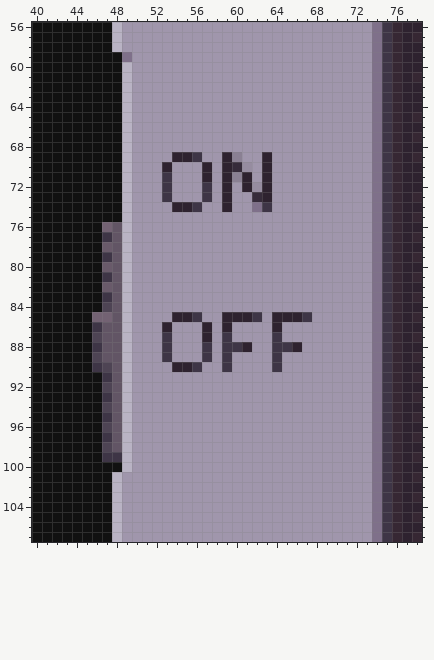
One commit to this pixel-art file: games/Phaser-Snake-Game/public/assets/sprites/spaceBoyBase.aseprite. This is how it looked before the edit.
640x360 pixels, 1 frame. Colours within 5 levels of each other are drawn and written as one. Shown: x 40..78, y 56..107.
The result:
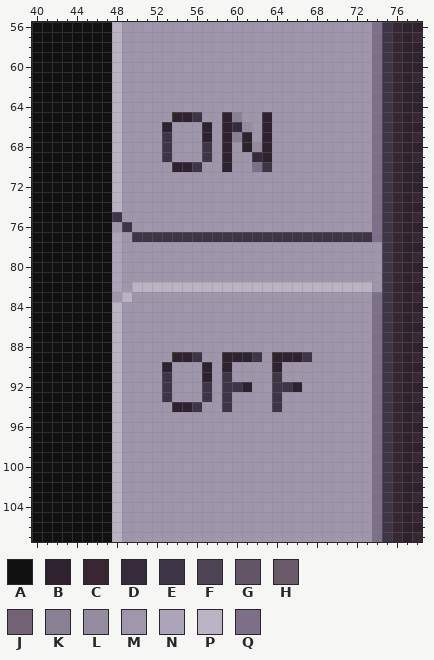
Palette (. is transparent): A #111111  B #2e222f  C #362733  D #362b3a  E #3e3546  F #4e4454  G #625565  H #695a6a  J #736273  K #8a8093  L #968ca0  M #a096ac  N #aca4b8  P #b9b3c4  Q #7f708a
Changes in this commit:
Layer "Bezel":
y 59: x 48..49 AQ -> PM
y 60..64: x 48..49 AP -> PM
y 65: x 48..49 AP -> PM; x 54..56 MMM -> BBE; x 59..60 MM -> BK; x 63 M -> B
y 66: x 48..49 AP -> PM; x 53 M -> B; x 57 M -> B; x 59..61 MMM -> BDL; x 63 M -> B
y 67: x 48..49 AP -> PM; x 53 M -> E; x 57 M -> B; x 59..61 MMM -> BKB; x 63 M -> B
y 68: x 48..49 AP -> PM; x 53 M -> E; x 57 M -> E; x 59 M -> B; x 61..63 MMM -> BLB
y 69: x 48..49 AP -> PM; x 53..57 MBBEM -> EMMME; x 60 K -> M; x 62 M -> D
y 70: x 48..49 AP -> PM; x 53..57 BMMMB -> MBBEM; x 60..63 DLMB -> MMQE
y 71: x 48..49 AP -> PM; x 53 E -> M; x 57 B -> M; x 59..61 BKB -> MMM; x 63 B -> M
y 72: x 48..49 AP -> PM; x 53 E -> M; x 57 E -> M; x 59 B -> M; x 61..63 BLB -> MMM
y 73: x 48..49 AP -> PM; x 53 E -> M; x 57 E -> M; x 59 B -> M; x 62..63 DB -> MM
y 74: x 48..49 AP -> PM; x 54..56 BBE -> MMM; x 59 B -> M; x 62..63 QE -> MM
y 75: x 48..49 AP -> EM
y 76: x 47..49 JGP -> AME
y 77: x 47..73 EGPMMMMMMMMMMMMMMMMMMMMMMMM -> ANMEEEEEEEEEEEEEEEEEEEEEEEE
y 78: x 47..49 HGP -> ANM; x 74 Q -> M
y 79: x 47..49 EGP -> ANM; x 74 Q -> M
y 80: x 47..49 HGP -> ANM; x 74 Q -> M
y 81: x 47..49 EGP -> ANM; x 74 Q -> M
y 82: x 47..74 HGPMMMMMMMMMMMMMMMMMMMMMMMMQ -> ANMPPPPPPPPPPPPPPPPPPPPPPPPM
y 83: x 47..48 EG -> AM
y 84: x 47..49 FGP -> APM
y 85: x 46..49 JJGP -> AAPM; x 54..56 BBE -> MMM; x 59..62 BBBE -> MMMM; x 64..67 BBBE -> MMMM
y 86: x 46..49 EGGP -> AAPM; x 53 B -> M; x 57 B -> M; x 59 B -> M; x 64 B -> M
y 87: x 46..49 FGGP -> AAPM; x 53 E -> M; x 57 B -> M; x 59 E -> M; x 64 E -> M
y 88: x 46..49 EGGP -> AAPM; x 53 E -> M; x 57 E -> M; x 59..61 EEB -> MMM; x 64..66 EEB -> MMM
y 89: x 46..49 FGGP -> AAPM; x 53..57 EMMME -> MBBEM; x 59..62 EMMM -> BBBE; x 64..67 EMMM -> BBBE
y 90: x 46..49 EFGP -> AAPM; x 53..57 MBBEM -> BMMMB; x 59 E -> B; x 64 E -> B
y 91: x 47..49 EGP -> APM; x 53 M -> E; x 57 M -> B; x 59 M -> E; x 64 M -> E
y 92: x 47..49 FGP -> APM; x 53 M -> E; x 57 M -> E; x 59..61 MMM -> EEB; x 64..66 MMM -> EEB
y 93: x 47..49 EGP -> APM; x 53 M -> E; x 57 M -> E; x 59 M -> E; x 64 M -> E
y 94: x 47..49 FGP -> APM; x 54..56 MMM -> BBE; x 59 M -> E; x 64 M -> E
y 95: x 47..49 EGP -> APM
y 96: x 47..49 FGP -> APM
y 97: x 47..49 EGP -> APM
y 98: x 47..49 FGP -> APM
y 99: x 47..49 EEP -> APM
y 100: x 48..49 AP -> PM
